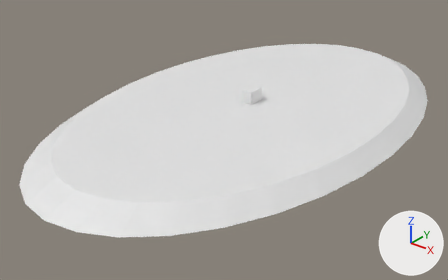
An edit to the FBX model defend_the_tent/Assets/Art/Yuki/Models/M_Arenabase.fbx, drawn before and after from the same camera.
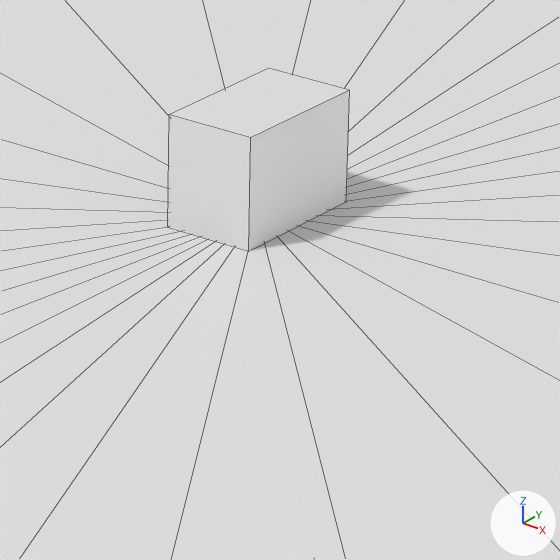
Old and new are each drawn whole from a 50 mm lens placed at (50.6, -70.0, 37.0), pointed at (-1.7, -4.6, -3.5) and again close up on the part from 50% to 64% of the width and 28% to 50% of the height. Lighting does not change. The marker at lower right points along +X, +Y and +Z. The close-ups show mesh edges as thin lines. Where no turn or scale is listed for an object, it has been applied to the vertices.

Names of what the first close-up shows: 'M_Arenabase'.
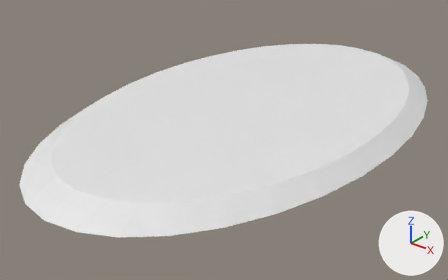
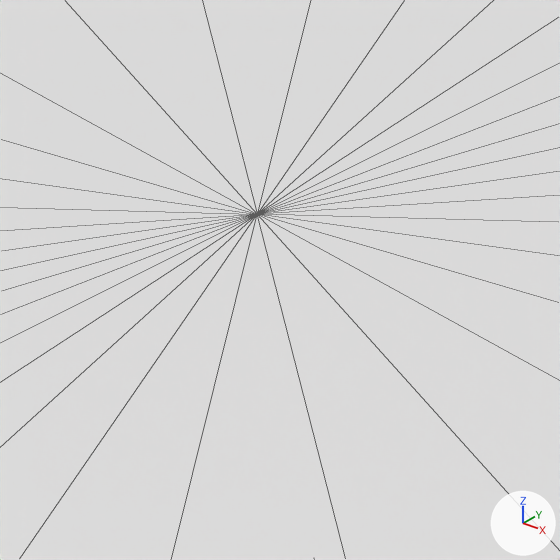
Where the change shows, as pixel boxes [x1, y1, x2, y2] in the close-ups (560 x 560 px):
part 1 of me_cylinder_003, deleted: before [168, 68, 350, 250]

Diff of the bpy script that builds the scene:
```diff
--- a/defend_the_tent/Assets/Art/Yuki/Models/M_Arenabase.fbx.py
+++ b/defend_the_tent/Assets/Art/Yuki/Models/M_Arenabase.fbx.py
@@ me_cylinder_003 @@
 me_cylinder_003.from_pydata(...)  # 74 vertices, 101 faces; spans x -22.7..22.7, y -37.8..37.8, z -0.1..3.7
 # used by ob_m_arenabase; location = (0.0, 0.0, 0.0)
+# me_cylinder_003 part 1: the loose piece of 8 vertices spanning x -0.8..0.8, y -1.3..1.4, z 1.7..3.7 is deleted
 me_cylinder_003.materials.append(mat_tt_checker_512x512_color_grid)
```
